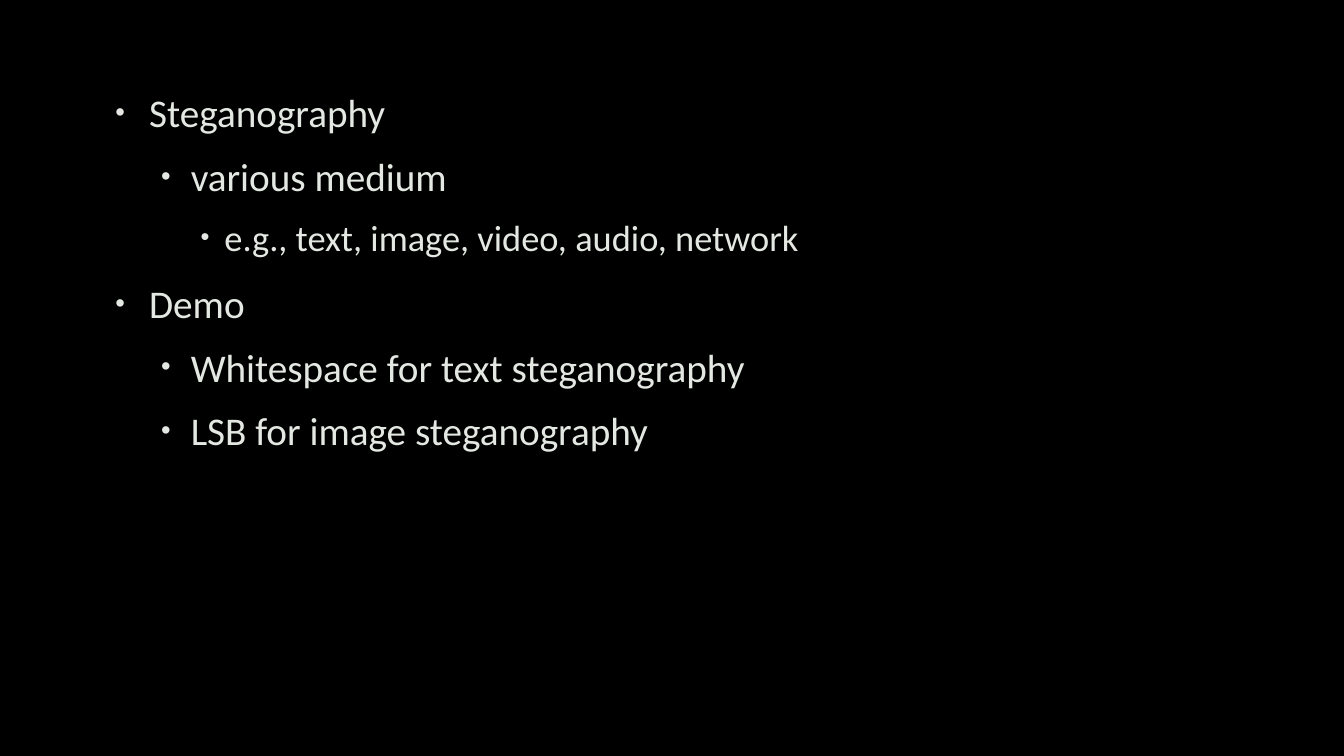
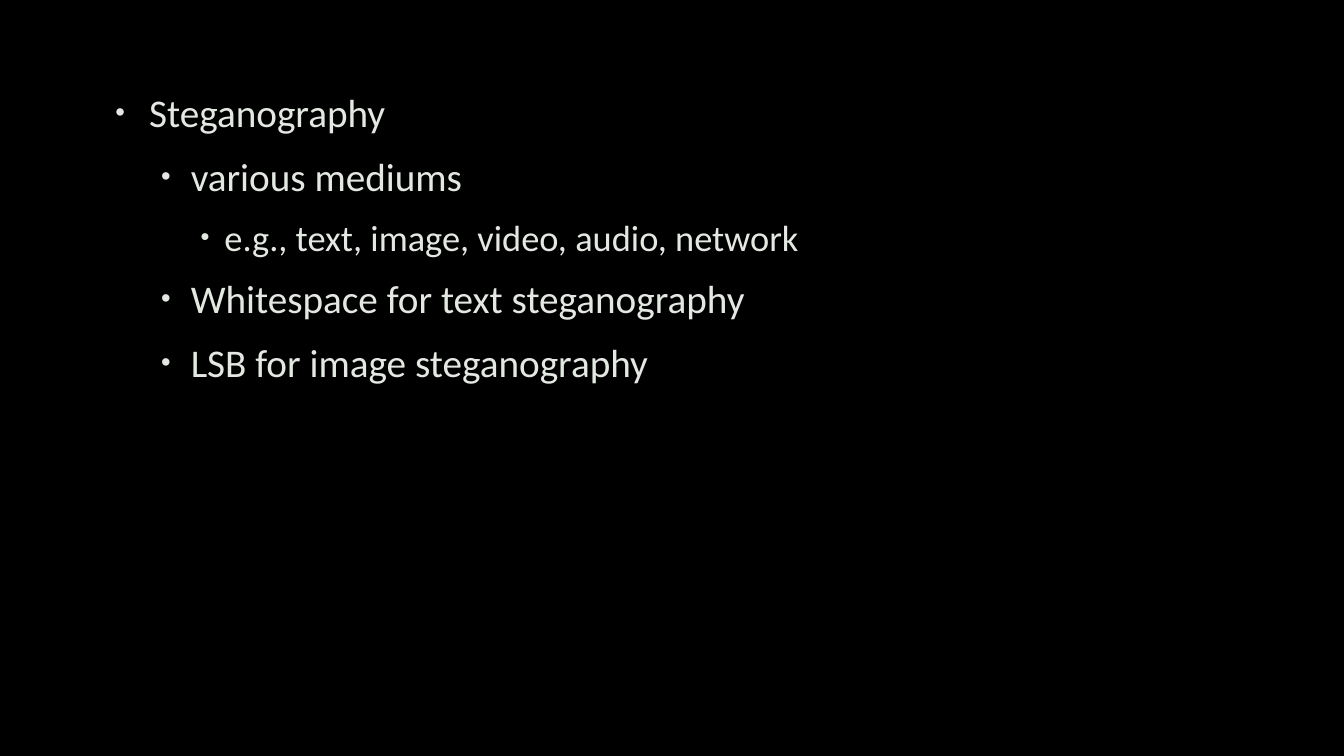
Before and after one commit to uwacyber/cits1003, a slide deck: slide 4 of cits1003-lecture_slides/CITS1003-8 Forensics-exercises.pptx. Drawn at 1344x756 pixels with LibreOffice and Linux fonts; fonts in the diff are those of the drawing; background and template pictures are left out. Boxes give left, top, right and bottom in pixels: in the first picture for what was removed or moved away, otherwise in the second. Text is boxed around its words. In the diff, an @@ line names an element or a change of style, - is before the commit and + after.

```diff
--- a/cits1003-lecture_slides/CITS1003-8 Forensics-exercises.pptx
+++ b/cits1003-lecture_slides/CITS1003-8 Forensics-exercises.pptx
@@ text at (191,163,462,192): text changed @@
-  • various medium
+  • various mediums
@@ text at (149,293,244,319): paragraph removed @@
-• Demo
```
Also in this commit, not shown: 4 other slides changed, 1 slide added.
